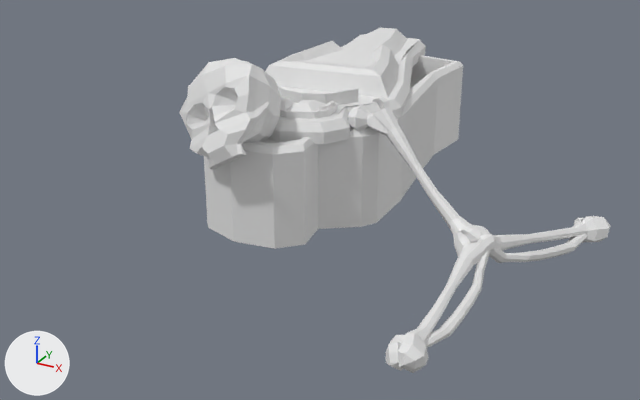
The FBX model pyramidGame/Assets/ArtAssets/BlenderAssets/enemy.fbx: old version first, new version second.
Before and after are seen from a 50 mm camera at (20.5, -36.3, 19.4) aimed at (1.1, -1.1, 1.7). The axes (+X, +Y, +Z) are drawn at lower left. The lights are the same throughout. Where no turn or scale is listed for an object, it has been applied to the vertices.
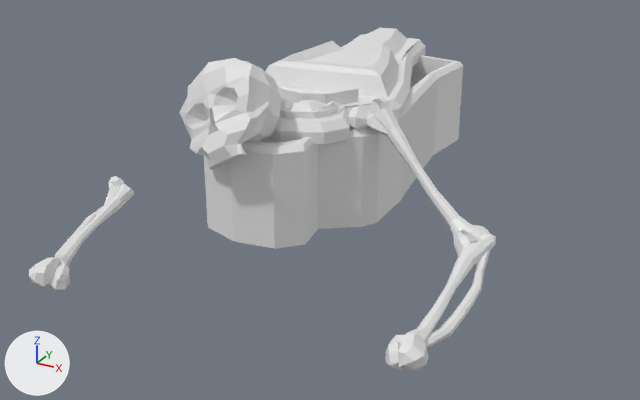
Location of each change, (x1, y1, x2, y2) in pixels of the pictures (640 x 400 px):
'Cylinder.015', moved, turned, rescaled
    before: (489, 216, 611, 263)
    after: (29, 176, 134, 292)

Diff of the bpy script that builds the scene:
```diff
--- a/pyramidGame/Assets/ArtAssets/BlenderAssets/enemy.fbx.py
+++ b/pyramidGame/Assets/ArtAssets/BlenderAssets/enemy.fbx.py
@@ ob_cylinder_015 @@
 ob_cylinder_015 = bpy.data.objects.new('Cylinder.015', me_cylinder_020)
-ob_cylinder_015.parent = ob_cylinder_010
-ob_cylinder_015.location = (3.333, 0.5, -14.47)
-ob_cylinder_015.rotation_euler = (-1.316, -0.385, 2.513)  # degrees (-75, -22, 144)
+ob_cylinder_015.location = (-8.555, -4.332, 1.733)
+ob_cylinder_015.rotation_euler = (-1.432, 0.454, 0.237)  # degrees (-82, 26, 14)
+ob_cylinder_015.scale = (0.573, 0.573, 0.573)
```
